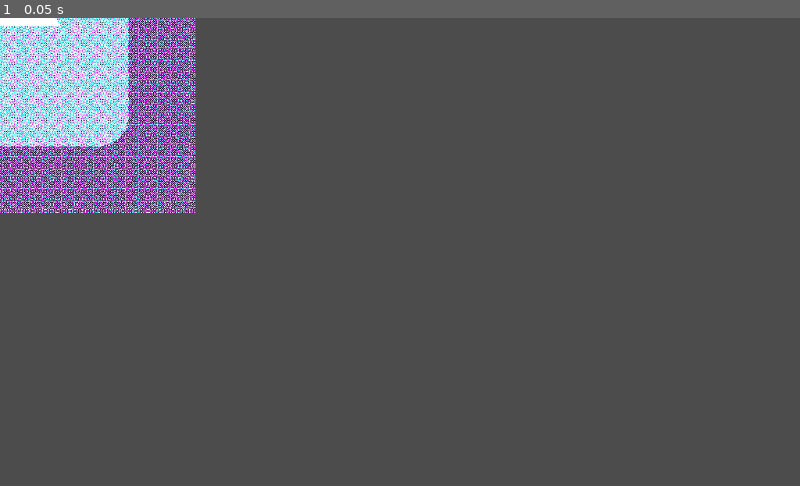
Above: before the commit, frame 1.
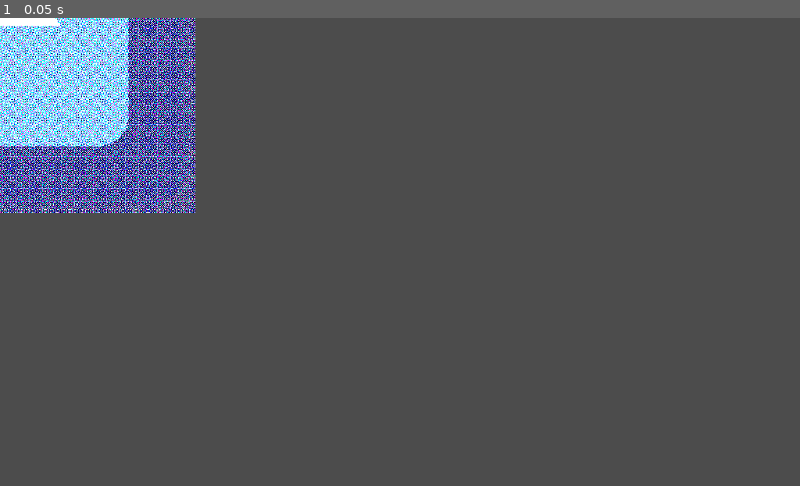
Above: after the commit, the same moment.

Repository: Uxeron/RGB_to_CMYK_filter_godot
Game: Godot game, scene res://Main.tscn
The game is run twice, just before and just after one commit, with the same random seed, the same clock (stepped at 60 frames per second) and the same inputs. The engine's default icon, where the game draws it, is replaced by a stand-in: a white triangle on a blue panel in a dark square.
Inputs:
- Up to frame 1 (0.05 s): no input

The runs differ from the first frame. In frame 1, 4.9% of the frame differs, in the area x 0-25%, y 0-42%.

Commit message:
Fixed color blending, now correctly blends like CMYK colors, rather than RGB

Diff:
--- a/CMYK.shader
+++ b/CMYK.shader
@@ -3,12 +3,6 @@
 uniform float grid_size = 2.0;
 uniform float blur_level = 0.0;
 uniform float dot_size = 1.0;
-
-const vec3 Cyan = vec3(0.0, 1.0, 1.0);
-const vec3 Magenta = vec3(1.0, 0.0, 1.0);
-const vec3 Yellow = vec3(1.0, 1.0, 0.0);
-const vec3 Black = vec3(0.0, 0.0, 0.0);
-const vec3 None = vec3(1.0);
 
 mat2 rotate2d(float _angle){
     return mat2(vec2(cos(_angle),-sin(_angle)),
@@ -31,7 +25,7 @@
 }
 
 vec3 CMYK(vec2 position, vec2 texture_size, vec2 screen_pixel_size, sampler2D screen_texture, vec2 fragcoord) {
-	vec3 color = None;
+	vec3 color = vec3(0.0);
 	float scaled_dot_size = dot_size * grid_size / 2.0;
 
 	vec2 cell_center = get_rotated_grid_cell_center(position, 15.0, texture_size);
@@ -39,7 +33,7 @@
 	float C = 1.0 - RGB.r;
 
 	if (distance(position, cell_center) < (scaled_dot_size * C)) {
-		color = mix(Cyan, color, 0.2);
+		color.r = 1.0;
 	}
 
 	cell_center = get_rotated_grid_cell_center(position, 75.0, texture_size);
@@ -47,7 +41,7 @@
 	float M = 1.0 - RGB.g;
 
 	if (distance(position, cell_center) < (scaled_dot_size * M)) {
-		color = mix(Magenta, color, 0.1);
+		color.g = 1.0;
 	}
 
 	cell_center = get_rotated_grid_cell_center(position, 0.0, texture_size);
@@ -55,15 +49,17 @@
 	float Y = 1.0 - RGB.b;
 
 	if (distance(position, cell_center) < (scaled_dot_size * Y)) {
-		color = mix(Yellow, color, 0.4);
+		color.b = 1.0;
 	}
+
+	color = vec3(1.0) - color;
 
 	cell_center = get_rotated_grid_cell_center(position, 45.0, texture_size);
 	RGB = textureLod(screen_texture, point_to_screen_UV(cell_center, position, screen_pixel_size, fragcoord), blur_level).rgb;
 	float K = 1.0 - max(RGB.r, max(RGB.g, RGB.b));
 
 	if (distance(position, cell_center) < (scaled_dot_size * K)) {
-		color = mix(Black, color, 0.02);
+		color = vec3(0.0);
 	}
 
 	return color;
